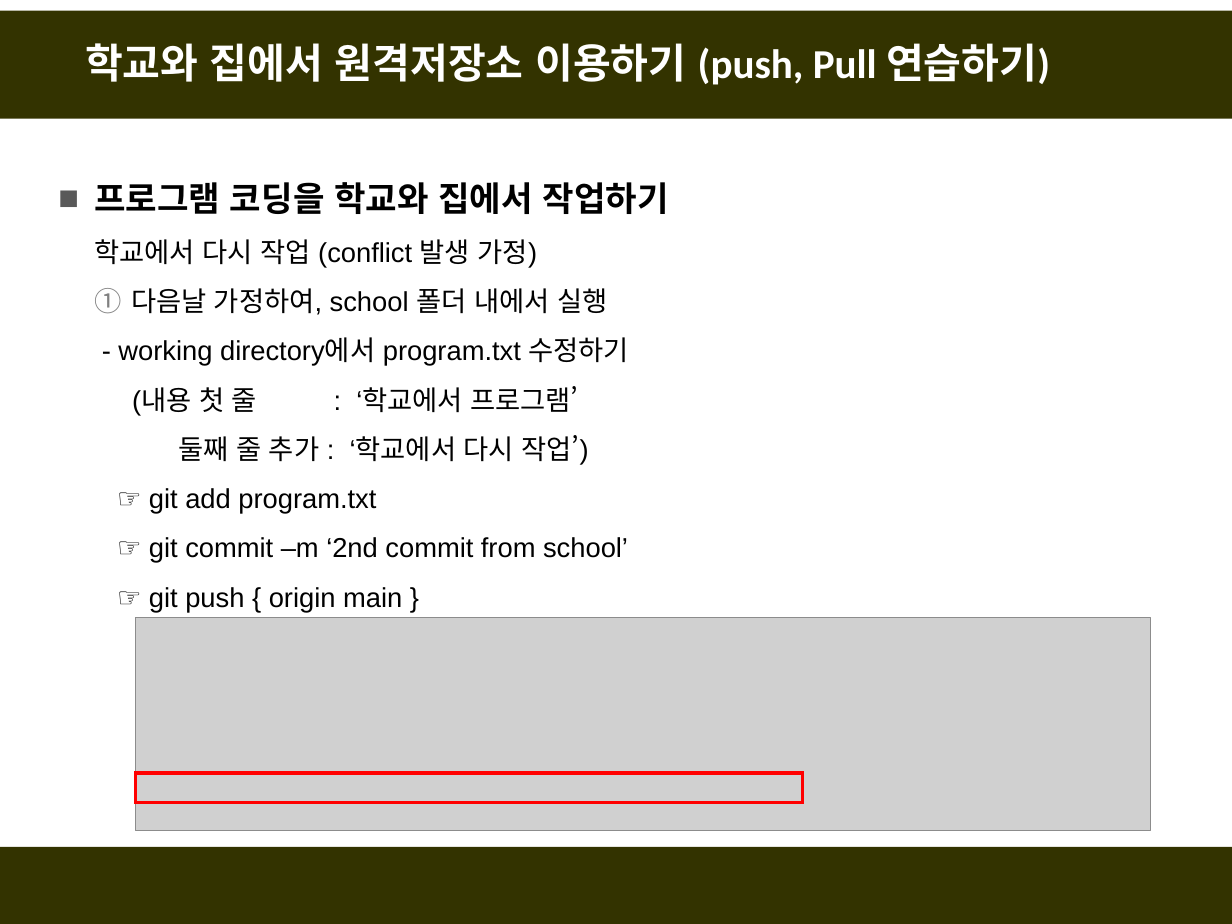
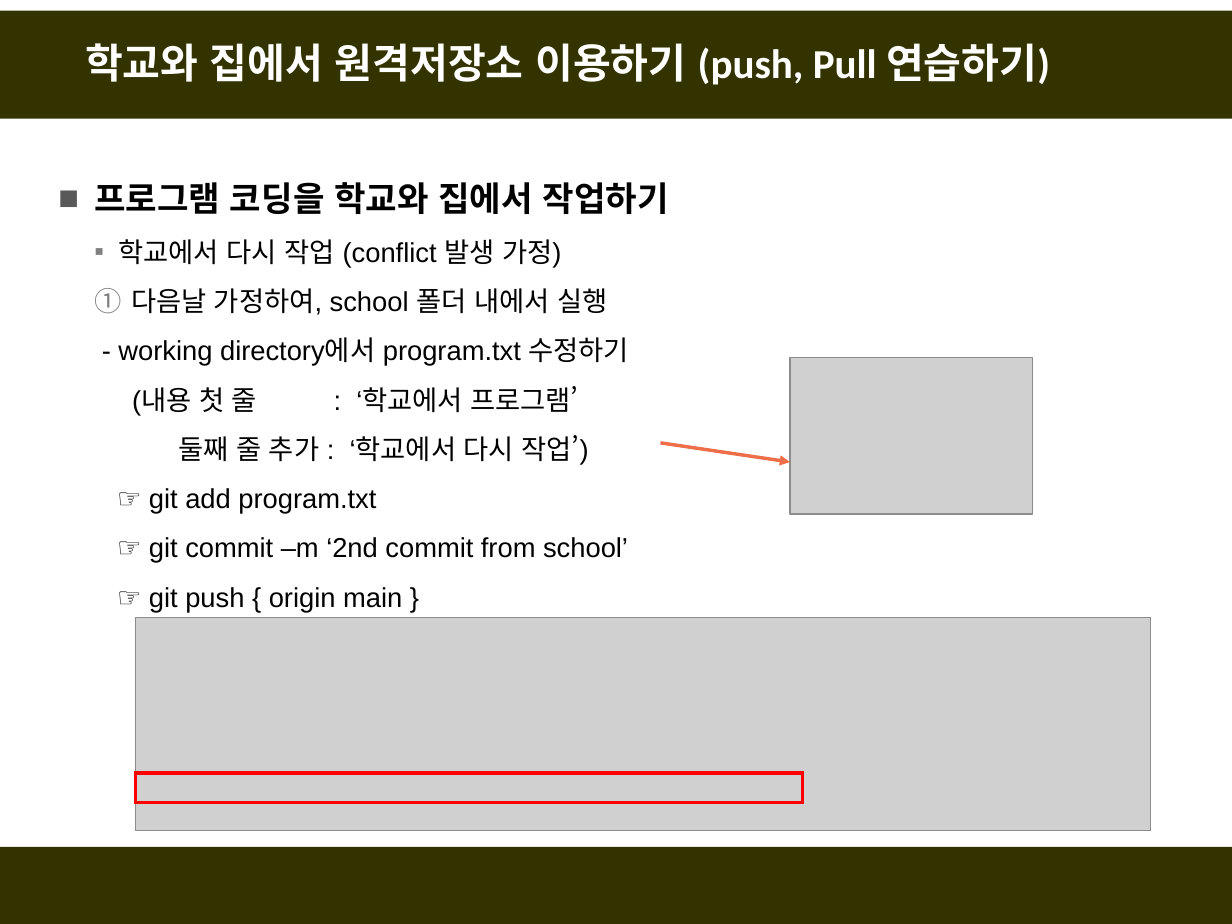
Before and after one commit to fasthill/github-lecture, a slide deck: slide 38 of git및github첫걸음2-원격저장소만들기.pptx. Drawn at 1232x924 pixels with LibreOffice and Linux fonts; fonts in the diff are those of the drawing; grey boxes stand for pictures. Boxes give left, top, right and bottom in pixels: in the first picture for what was removed or moved away, otherwise in the second. Text is boxed around its words. In the diff, an @@ line names an element or a change of style, - is before the commit and + after.

```diff
--- a/git및github첫걸음2-원격저장소만들기.pptx
+++ b/git및github첫걸음2-원격저장소만들기.pptx
@@ text at box(119, 239, 561, 268): bullet none to ▪ @@
@@ picture added at box(790, 357, 1032, 514) @@
@@ arrow added from (660, 442) to (790, 462), #EE6E4A 2 pt @@
```
Also in this commit, not shown: 7 other slides changed, 1 slide removed.
